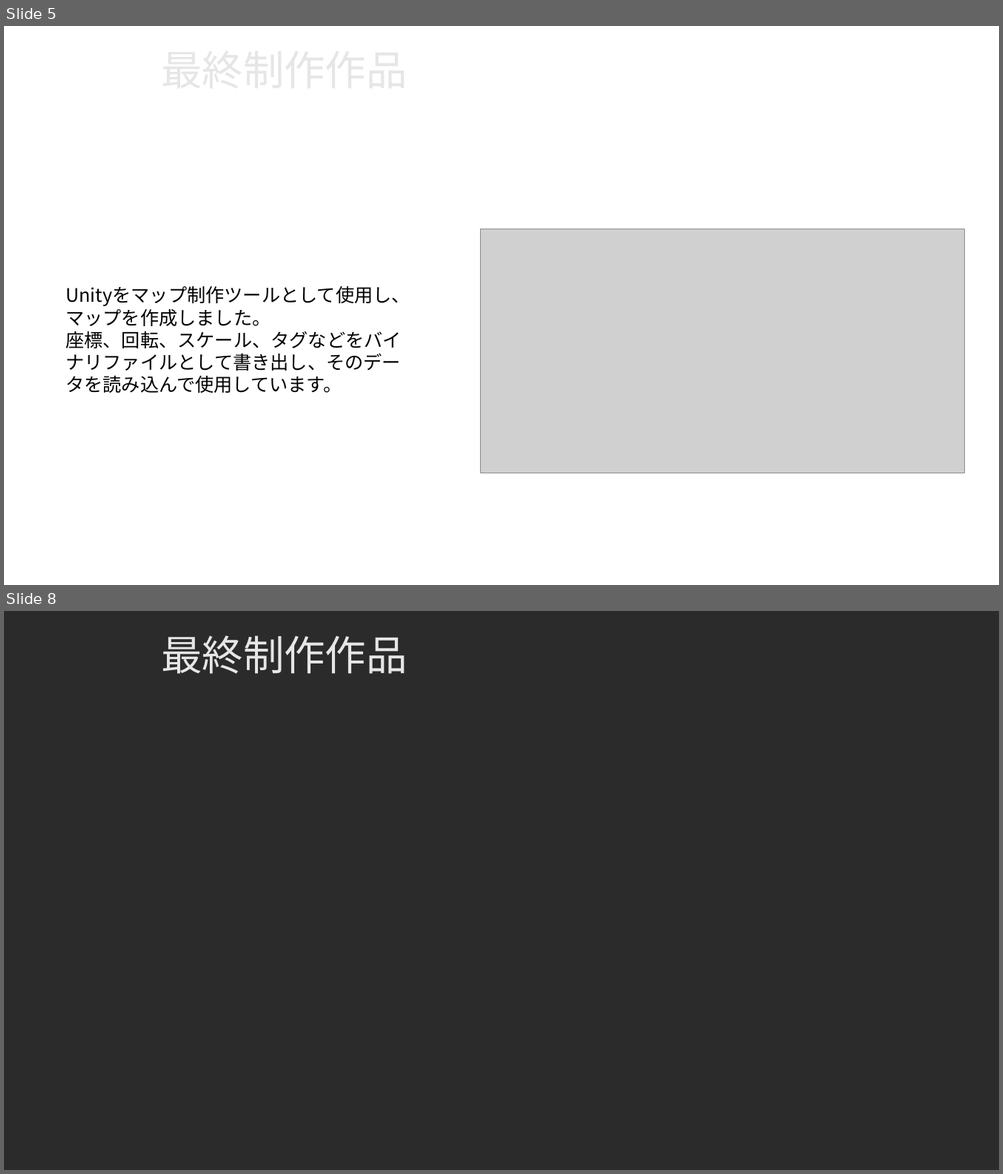
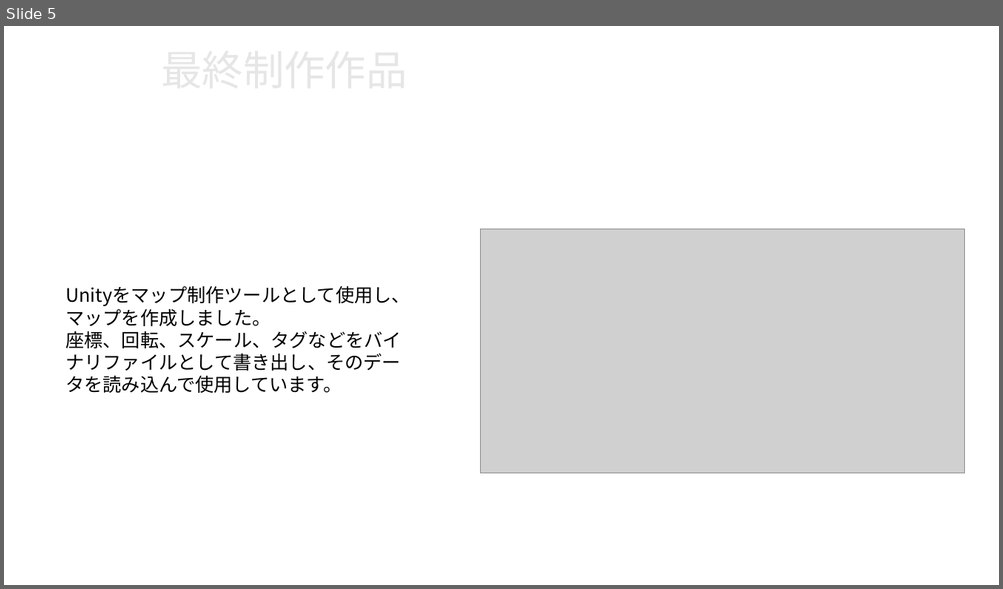
Before and after one commit to nkd10121/EmploymentWorks, a slide deck: プレゼンテーション1.pptx. Shown one above the other, each under a label of ours: slides 5 and 8 before the commit, slide 5 after it; the slides between them are not shown. The pictures are 1003x1174 and 1003x589 pixels, drawn with LibreOffice and Linux fonts; fonts in the diff are those of the drawing; grey boxes stand for pictures; background and template pictures are left out; a plain dark background stands for a picture behind light text. Boxes give left, top, right and bottom in pixels: in the first picture for what was removed or moved away, otherwise in the second. Text is boxed around its words. In the diff, an @@ line names an element or a change of style, - is before the commit and + after.

```diff
--- a/プレゼンテーション1.pptx
+++ b/プレゼンテーション1.pptx
@@ slide 8 removed at [4, 611, 999, 1170], background picture (left out) @@
@@ title removed at [161, 635, 407, 674] @@
-最終制作作品
```
Also in this commit, not shown: 3 slides changed, 1 other file.
